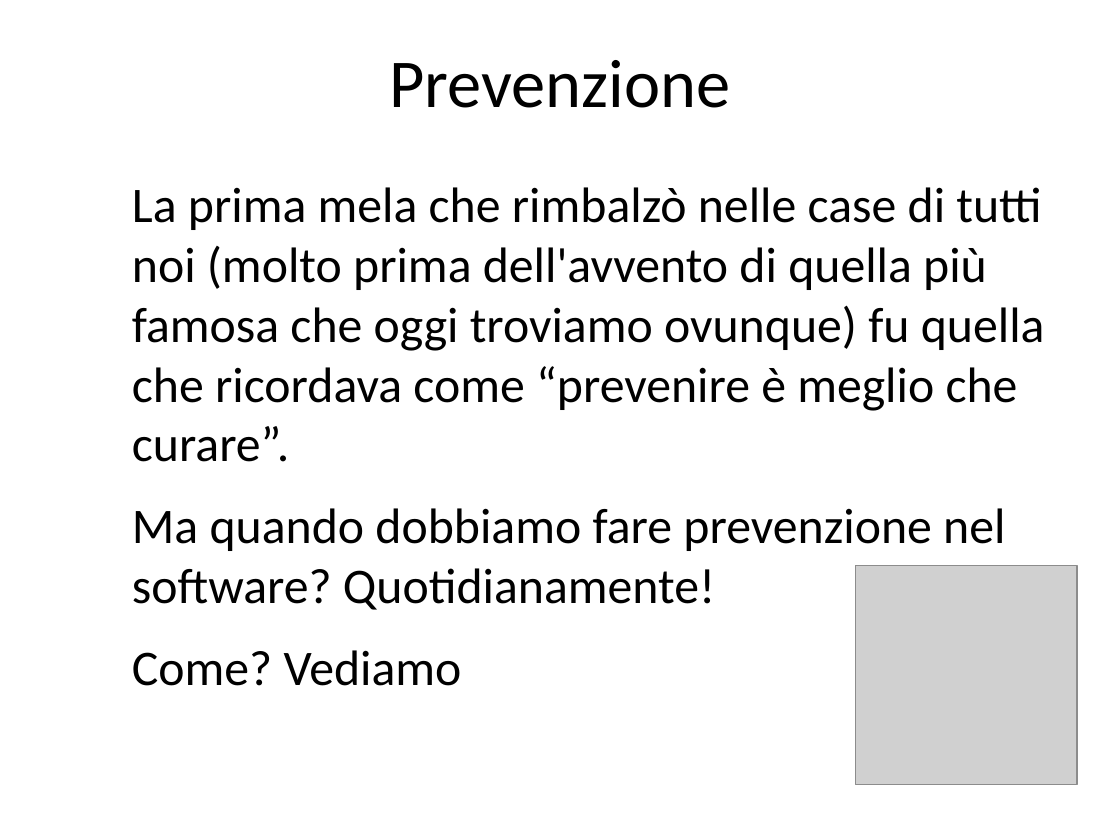
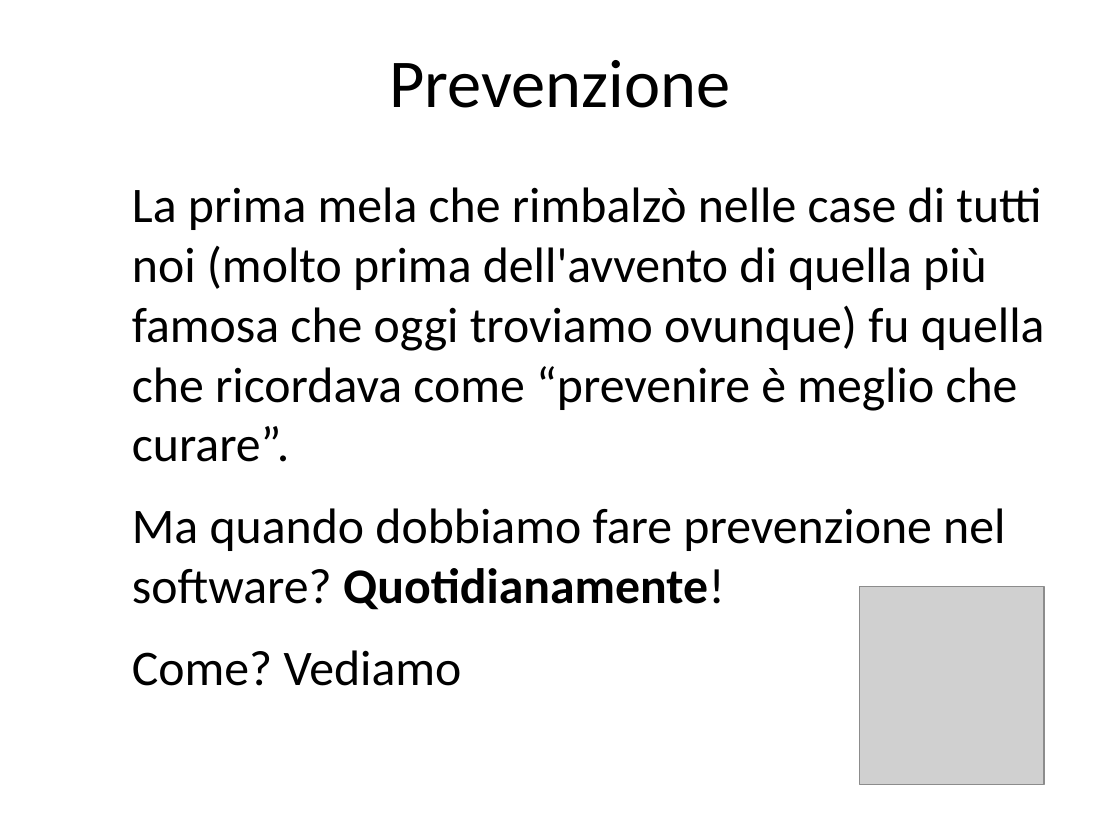
Before and after one commit to rramirez-tec-mx/Repo, a slide deck: slide 6 of La salute del software.odp. Drawn at 1120x840 pixels with LibreOffice and Linux fonts; fonts in the diff are those of the drawing; grey boxes stand for pictures. Boxes give left, top, right and bottom in pixels: in the first picture for what was removed or moved away, otherwise in the second. Text is boxed around its words. In the diff, an @@ line names an element or a change of style, - is before the commit and + after.

```diff
--- a/La salute del software.odp
+++ b/La salute del software.odp
@@ text at (132,508,1005,610): bold on in "Quotidianamente!" @@
@@ picture: place and size @@
-picture at (856,566,1077,785)
+picture at (860,587,1045,785)
```
Also in this commit, not shown: 10 other slides changed, 16 slides added, 1 slide removed.
